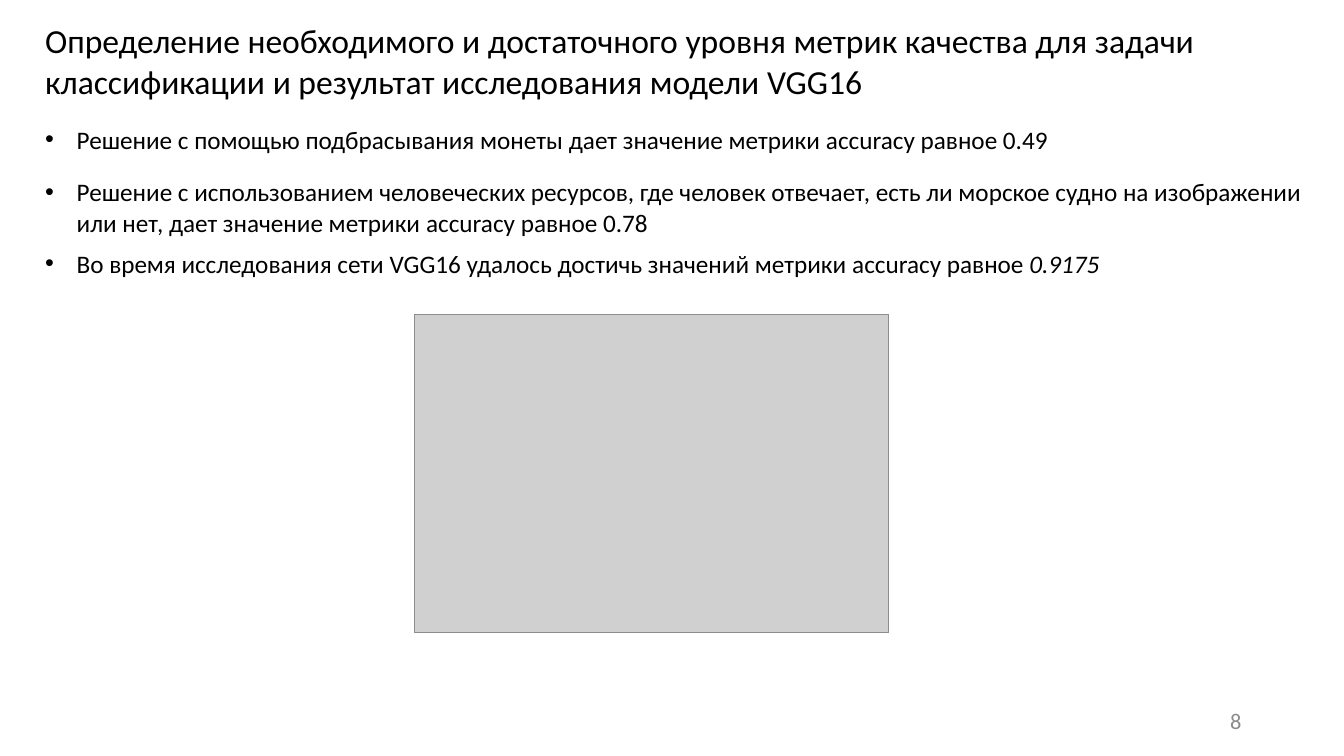
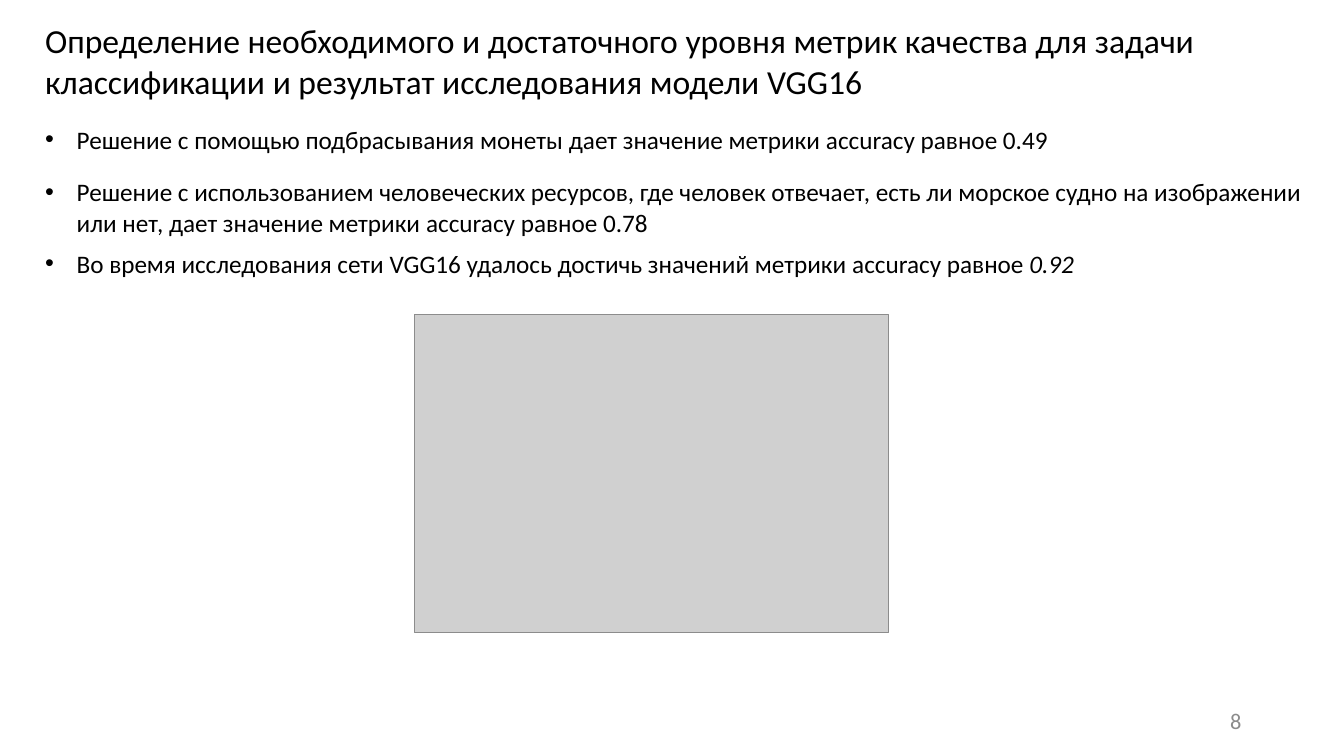
Before and after one commit to JacKira/Airbus_ship_detection, a slide deck: slide 8 of Отчет/ВКР презентация.pptx. Drawn at 1344x756 pixels with LibreOffice and Linux fonts; fonts in the diff are those of the drawing; grey boxes stand for pictures. Boxes give left, top, right and bottom in pixels: in the first picture for what was removed or moved away, otherwise in the second. Text is boxed around its words. In the diff, an @@ line names an element or a change of style, - is before the commit and + after.

```diff
--- a/Отчет/ВКР презентация.pptx
+++ b/Отчет/ВКР презентация.pptx
@@ text at (77, 256, 1074, 277): text changed @@
-• Во время исследования сети VGG16 удалось достичь значений метрики accuracy равное 0.9175
+• Во время исследования сети VGG16 удалось достичь значений метрики accuracy равное 0.92
```
Also in this commit, not shown: 3 other slides changed.
